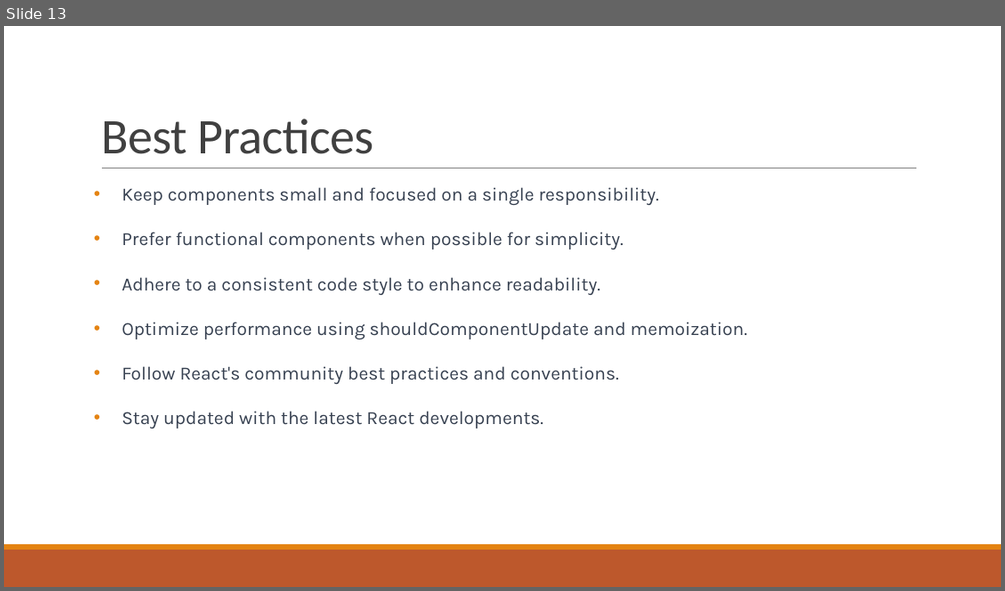
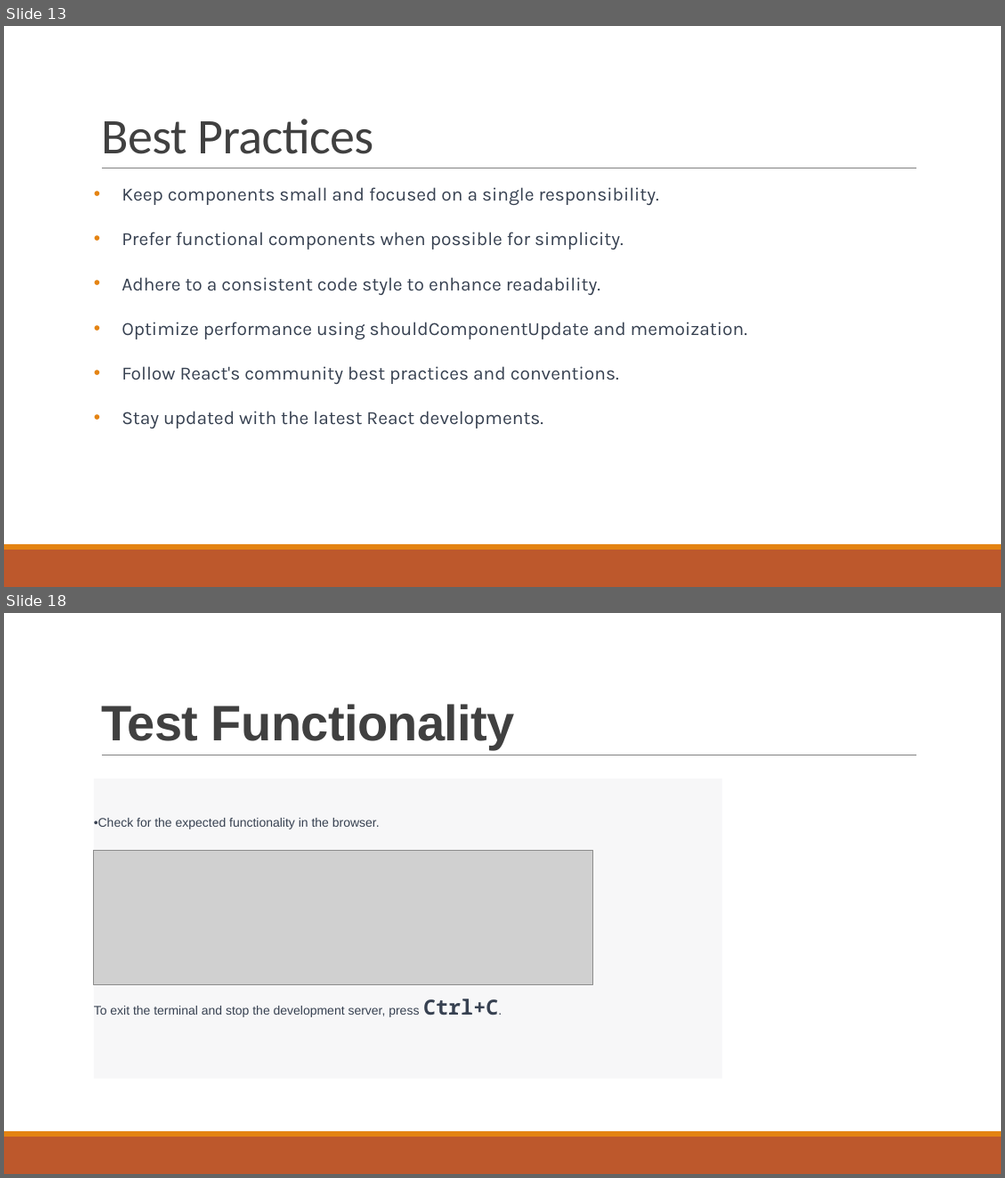
Before and after one commit to satyasingotam/Project1-ModernSwDevelopment, a slide deck: ModernSwDev_Project1/React JS Framework.pptx. Shown one above the other, each under a label of ours: slide 13 before the commit, slides 13 and 18 after it; the slides between them are not shown. The pictures are 1005x591 and 1005x1178 pixels, drawn with LibreOffice and Linux fonts; fonts in the diff are those of the drawing; grey boxes stand for pictures. Boxes give left, top, right and bottom in pixels: in the first picture for what was removed or moved away, otherwise in the second. Text is boxed around its words. In the diff, an @@ line names an element or a change of style, - is before the commit and + after.

```diff
--- a/ModernSwDev_Project1/React JS Framework.pptx
+++ b/ModernSwDev_Project1/React JS Framework.pptx
@@ slide 18 added at bbox=[4, 613, 1001, 1174], background #FFFFFF; not listed: 3 template elements that a slide beside it also shows @@
@@ title added at bbox=[101, 704, 515, 749], 48 pt, text #404040, bold @@
+Test Functionality
@@ text added at bbox=[94, 775, 722, 1083], fill #F7F7F8, 12 pt, text #374151 @@
+• Check for the expected functionality in the browser.
+To exit the terminal and stop the development server, press Ctrl+C.
@@ picture added at bbox=[94, 850, 592, 985] @@
```
Also in this commit, not shown: 4 other slides added.
